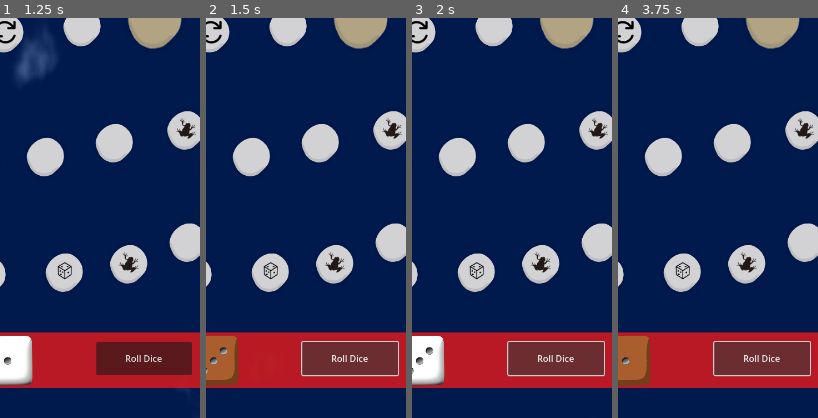
Above: before the commit, frames 1-4 (left to right).
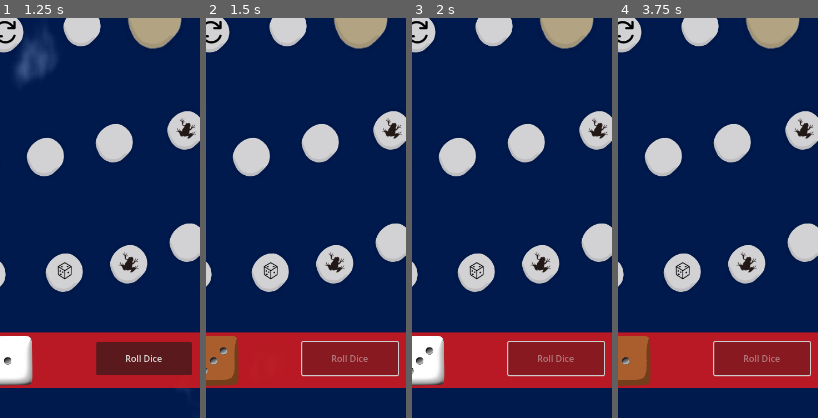
Above: after the commit, the same moments.

Repository: dcryptoniun/RiverRush-Mobile
Game: Godot game, scene res://scenes/main_menu.tscn
The game is run twice, just before and just after one commit, with the same random seed, the same clock (stepped at 60 frames per second) and the same inputs. The engine's default icon, where the game draws it, is replaced by a stand-in: a white triangle on a blue panel in a dark square.
Inputs:
- Up to frame 1 (1.25 s): click "Play with AI" at 0.5 s
- Up to frame 2 (1.5 s): click "Roll Dice" at 1.25 s
- Up to frame 3 (2 s): no input
- Up to frame 4 (3.75 s): click "||" at 2 s; click "Restart" at 2.75 s; click "Roll Dice" at 3.5 s
The pictures show only the part of the screen within x 28-78%, y 50-100%; the shares and areas given below are measured in that part.

Frame 1 is identical in both runs. In frame 2, 3.9% of the frame differs, in the area x 48-96%, y 81-90%; in frame 3, 3.9%; in frame 4, 3.9%.

Commit message:
fix(game_board): disable roll button during animations to prevent invalid interactions
The roll button is now disabled during dice rolling, player movement, and wood log movement animations to prevent players from interacting with it prematurely. This ensures that the game state remains consistent and avoids potential bugs caused by invalid interactions. The button is re-enabled only after all animations are complete.

Diff:
--- a/scripts/game_board.gd
+++ b/scripts/game_board.gd
@@ -157,6 +157,11 @@
 		print("Cannot roll dice while log is moving or dice is already rolling")
 		return
 
+	# Disable the roll button while animations are in progress
+	var dice_button = get_node_or_null("%RollButton")
+	if dice_button:
+		dice_button.disabled = true
+
 	is_rolling = true
 	player_move_completed = false  # Reset player movement flag
 
@@ -211,6 +216,7 @@
 		move_player(player_sprites[current_player_index], steps)
 
 		# Note: Wood log movement is now handled in move_player after player movement completes
+		# Button will be re-enabled after all animations complete in _on_wood_log_movement_complete
 	)
 	stop_timer.start()
 
@@ -647,6 +653,11 @@
 		print("Waiting for player movement to complete before advancing turn")
 		return
 
+	# Re-enable the roll button now that all animations are complete
+	var dice_button = get_node_or_null("%RollButton")
+	if dice_button and not (ai_enabled and current_player_index == 1):
+		dice_button.disabled = false
+
 	# Advance to the next player's turn
 	current_player_index = (current_player_index + 1) % player_count
 	print("Now it's Player ", current_player_index + 1, "'s turn")
@@ -662,12 +673,12 @@
 		# Add a small delay before AI makes its move to simulate "thinking"
 		ai_thinking_timer.start()
 		# Disable dice button while AI is thinking
-		var dice_button = get_node_or_null("%RollButton")
+		dice_button = get_node_or_null("%RollButton")
 		if dice_button:
 			dice_button.disabled = true
 	# Make sure human players can interact with the dice button
 	else:
-		var dice_button = get_node_or_null("%RollButton")
+		dice_button = get_node_or_null("%RollButton")
 		if dice_button:
 			dice_button.disabled = false
 
@@ -684,6 +695,11 @@
 
 	# Reset player movement completion flag at the start of movement
 	player_move_completed = false
+
+	# Ensure the roll button remains disabled during player movement
+	var dice_button = get_node_or_null("%RollButton")
+	if dice_button:
+		dice_button.disabled = true
 
 	# Store the current position as previous position before moving
 	player_previous_positions[current_player_index] = player_positions[current_player_index]
@@ -730,6 +746,9 @@
 	player_move_completed = true
 	print("Player ", current_player_index + 1, " movement completed")
 
+	# Don't re-enable the roll button yet if we're going to move the log
+	# The button will be re-enabled in _on_wood_log_movement_complete
+
 	# If a brown face was rolled and player did NOT land on a dice stone,
 	# now it's safe to move the log
 	if current_dice_value >= 4 and current_dice_value <= 6 and not is_dice_stone:
@@ -764,12 +783,12 @@
 			# Add a small delay before AI makes its move to simulate "thinking"
 			ai_thinking_timer.start()
 			# Disable dice button while AI is thinking
-			var dice_button = get_node_or_null("%RollButton")
+			dice_button = get_node_or_null("%RollButton")
 			if dice_button:
 				dice_button.disabled = true
 		# Make sure human players can interact with the dice button
 		else:
-			var dice_button = get_node_or_null("%RollButton")
+			dice_button = get_node_or_null("%RollButton")
 			if dice_button:
 				dice_button.disabled = false
 
